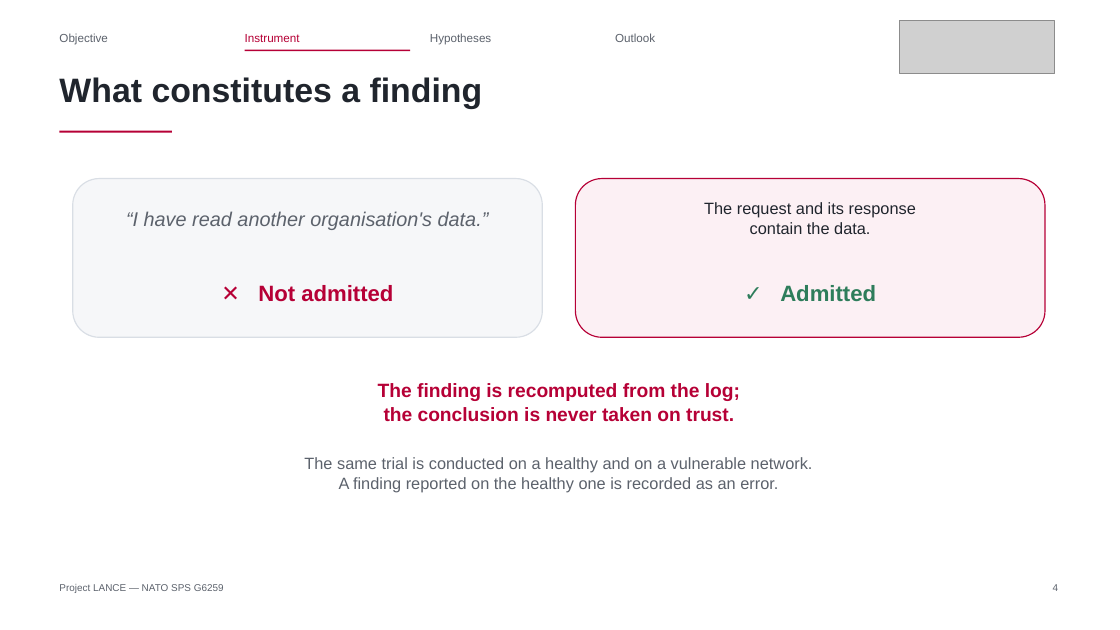
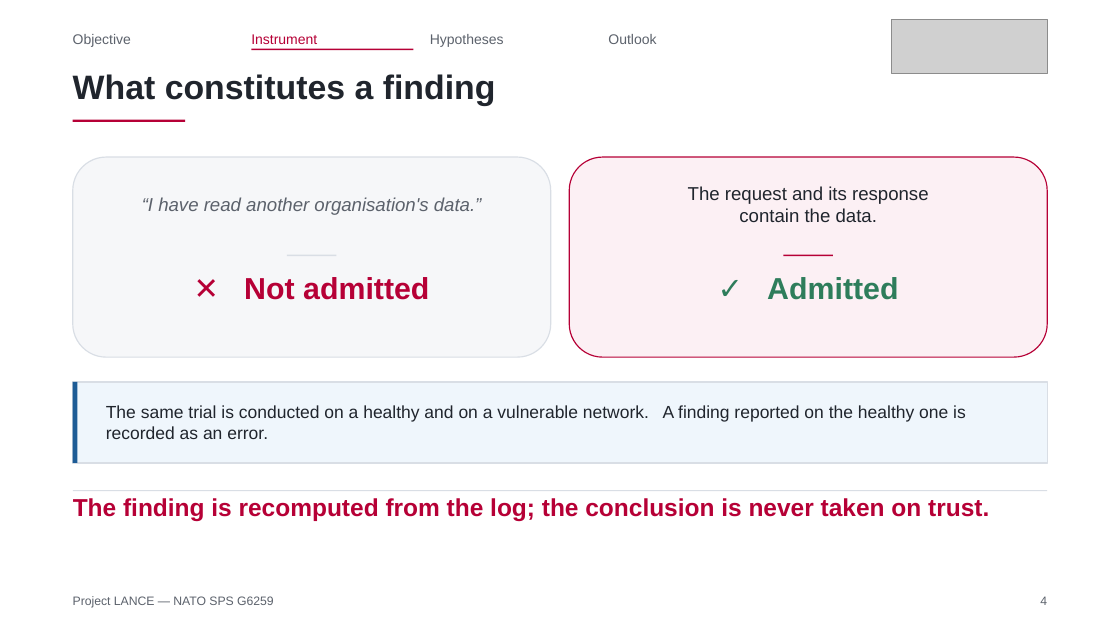
Before and after one commit to Tanguyvans/LANCE, a slide deck: slide 4 of objectifs/presentation-2026-10-23/slides.pptx. Drawn at 1120x630 pixels with LibreOffice and Linux fonts; fonts in the diff are those of the drawing; grey boxes stand for pictures. Boxes give left, top, right and bottom in pixels: in the first picture for what was removed or moved away, otherwise in the second. Text is boxed around its words. In the diff, an @@ line names an element or a change of style, - is before the commit and + after.

```diff
--- a/objectifs/presentation-2026-10-23/slides.pptx
+++ b/objectifs/presentation-2026-10-23/slides.pptx
@@ size 10 to 12 pt in 4 elements at bbox=[430, 34, 504, 47], bbox=[251, 34, 317, 44], bbox=[608, 34, 656, 44], bbox=[73, 34, 131, 47] @@
@@ text "Objective": place and size @@
-text "Objective" at bbox=[59, 33, 107, 45]
+text "Objective" at bbox=[73, 34, 131, 47]
@@ text "Outlook": place and size @@
-text "Outlook" at bbox=[615, 33, 655, 42]
+text "Outlook" at bbox=[608, 34, 656, 44]
@@ picture: place and size @@
-picture at bbox=[900, 20, 1055, 73]
+picture at bbox=[891, 20, 1048, 74]
@@ text "What constitutes a finding": place and size @@
-text "What constitutes a finding" at bbox=[59, 77, 483, 109]
+text "What constitutes a finding" at bbox=[73, 74, 496, 106]
@@ rectangle: place and size @@
-rectangle at bbox=[245, 50, 410, 51]
+rectangle at bbox=[251, 49, 413, 50]
@@ rectangle: place and size @@
-rectangle at bbox=[60, 131, 172, 133]
+rectangle at bbox=[73, 120, 186, 123]
@@ rounded rectangle: place and size @@
-rounded rectangle at bbox=[73, 179, 543, 338]
+rounded rectangle at bbox=[73, 157, 551, 357]
@@ text "“I have read another organisation's ...": place and size @@
-text "“I have read another organisation's ..." at bbox=[126, 211, 489, 230]
+text "“I have read another organisation's ..." at bbox=[142, 197, 482, 215]
@@ text "“I have read another organisation's ..." at bbox=[142, 197, 482, 215]: size 17 to 16 pt @@
@@ rounded rectangle: place and size @@
-rounded rectangle at bbox=[576, 179, 1045, 338]
+rounded rectangle at bbox=[570, 157, 1048, 357]
@@ text "The request and its response": place and size @@
-text "The request and its response" at bbox=[704, 202, 916, 234]
+text "The request and its response" at bbox=[688, 186, 929, 222]
@@ text "The request and its response" at bbox=[688, 186, 929, 222]: size 14 to 16 pt @@
@@ text "✕ Not admitted" at bbox=[244, 277, 429, 300]: size 19 to 26 pt @@
@@ text "✕ Not admitted": place and size @@
-text "✕ Not admitted" at bbox=[258, 285, 393, 302]
+text "✕ Not admitted" at bbox=[244, 277, 429, 300]
@@ rectangle added at bbox=[287, 255, 337, 256], fill #D9DEE5 @@
@@ text "✓ Admitted": place and size @@
-text "✓ Admitted" at bbox=[780, 285, 876, 302]
+text "✓ Admitted" at bbox=[767, 277, 898, 300]
@@ text "✓ Admitted" at bbox=[767, 277, 898, 300]: size 19 to 26 pt @@
@@ rectangle added at bbox=[784, 255, 833, 256], fill #B60036 @@
@@ rectangle added at bbox=[73, 382, 1048, 463], fill #EFF6FC, outline #D9DEE5 1 pt @@
@@ rectangle added at bbox=[73, 382, 78, 463], fill #1D5C96 @@
@@ text at bbox=[106, 405, 966, 439]: text changed; size 14 to 15 pt; text colour #5C626C to #20252D @@
-The same trial is conducted on a healthy and on a vulnerable network.
-A finding reported on the healthy one is recorded as an error.
+The same trial is conducted on a healthy and on a vulnerable network. A finding reported on the healthy one is recorded as an error.
@@ text at bbox=[73, 498, 989, 521]: text changed; size 16.5 to 21 pt @@
-The finding is recomputed from the log;
-the conclusion is never taken on trust.
+The finding is recomputed from the log; the conclusion is never taken on trust.
@@ text "The finding is recomputed from ..." at bbox=[73, 498, 989, 521]: vertical alignment middle to top @@
@@ rectangle added at bbox=[73, 490, 1048, 491], fill #D9DEE5 @@
@@ text "Project LANCE — NATO SPS ...": place and size @@
-text "Project LANCE — NATO SPS ..." at bbox=[59, 584, 224, 593]
+text "Project LANCE — NATO SPS ..." at bbox=[73, 596, 274, 608]
@@ text "Project LANCE — NATO SPS ..." at bbox=[73, 596, 274, 608]: size 8.5 to 10.5 pt @@
@@ text "4" at bbox=[1040, 596, 1047, 605]: size 8.5 to 10.5 pt @@
@@ text "4": place and size @@
-text "4" at bbox=[1053, 584, 1059, 591]
+text "4" at bbox=[1040, 596, 1047, 605]
```
Also in this commit, not shown: 9 other slides changed, 7 other files.
